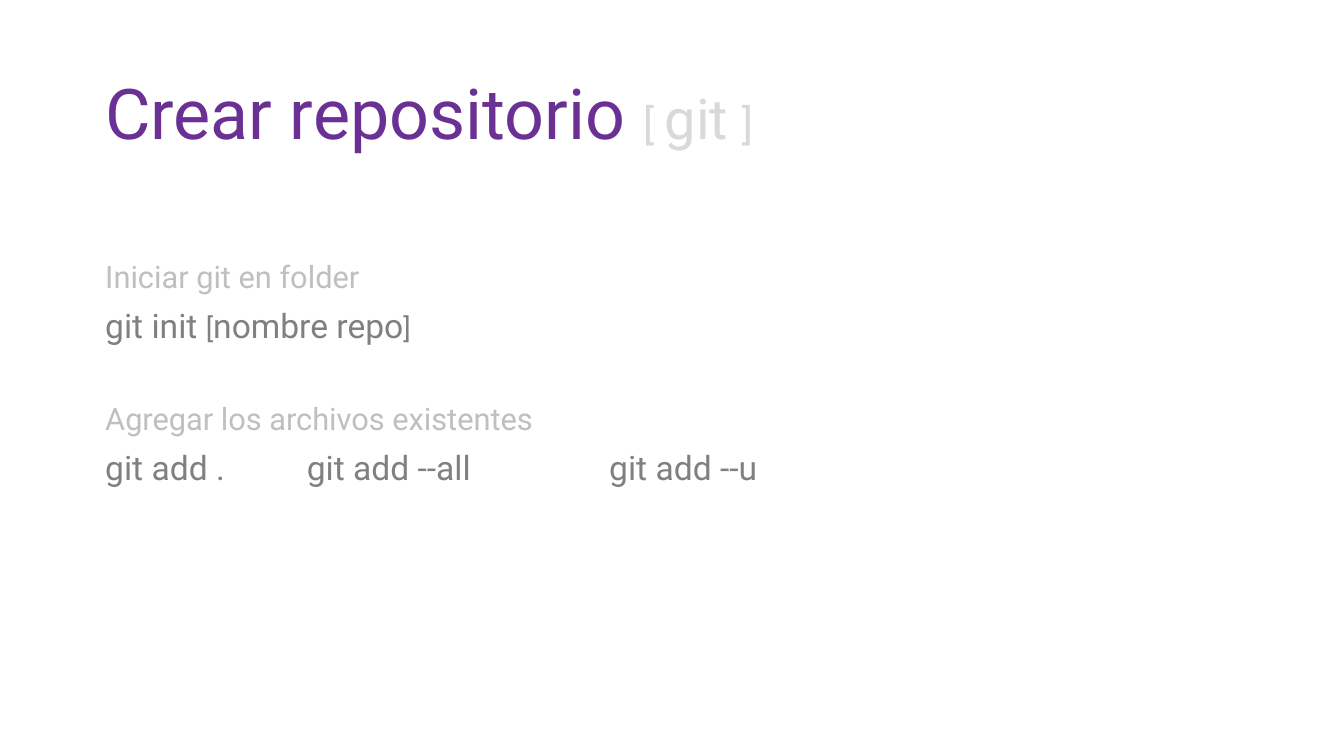
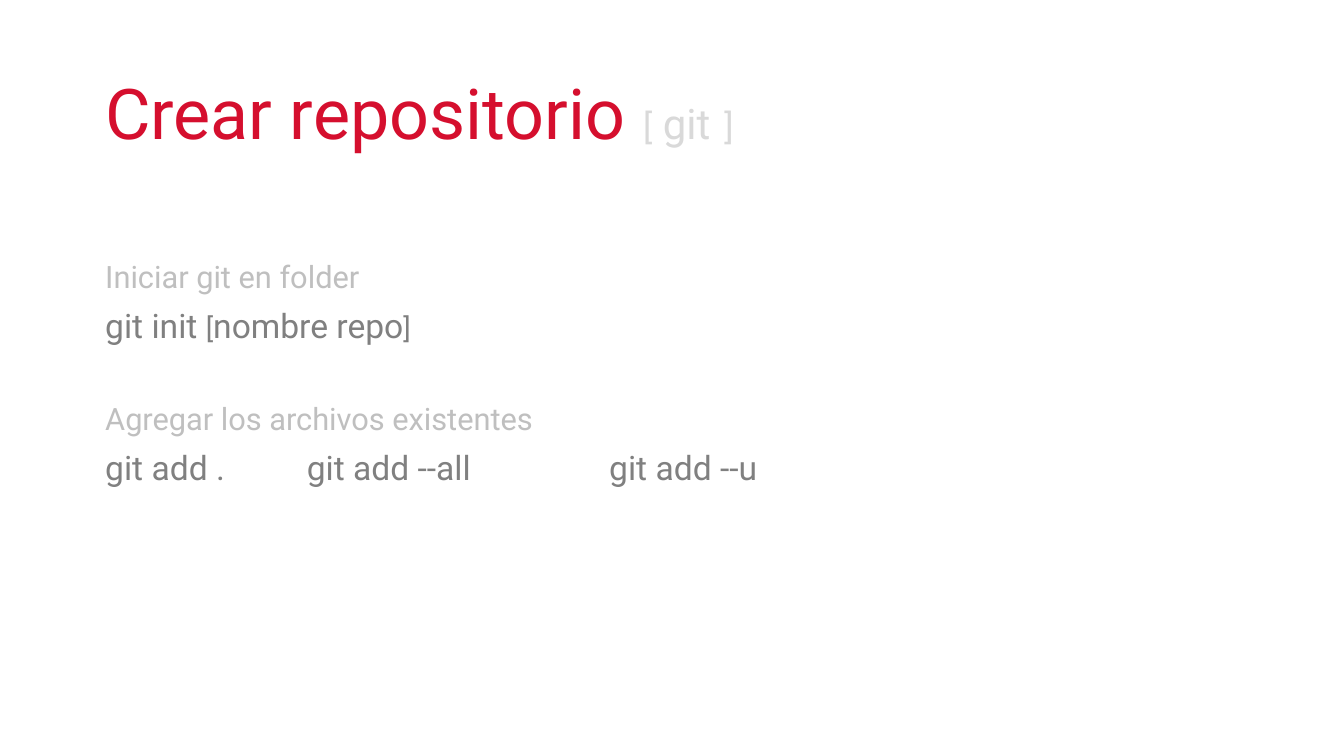
Before and after one commit to cimadev/PlaticasTalleres, a slide deck: slide 12 of 2017/dec_7_Git_GitHub_WorkShop/DGO.pptx (slide 8 before the commit). Drawn at 1344x756 pixels with LibreOffice and Linux fonts; fonts in the diff are those of the drawing. Boxes give left, top, right and bottom in pixels: in the first picture for what was removed or moved away, otherwise in the second. Text is boxed around its words. In the diff, an @@ line names an element or a change of style, - is before the commit and + after.

```diff
--- a/2017/dec_7_Git_GitHub_WorkShop/DGO.pptx
+++ b/2017/dec_7_Git_GitHub_WorkShop/DGO.pptx
@@ text "Crear repositorio [ git ]" at (x1=105, y1=88, x2=710, y2=154): size 30 to 25 pt in "[ ]"; size 40 to 30 pt in "git"; text colour #6A3093 to #D50F2E in "Crear repositorio" @@
```
Also in this commit, not shown: 5 other slides changed, 5 slides added, 7 other files.
